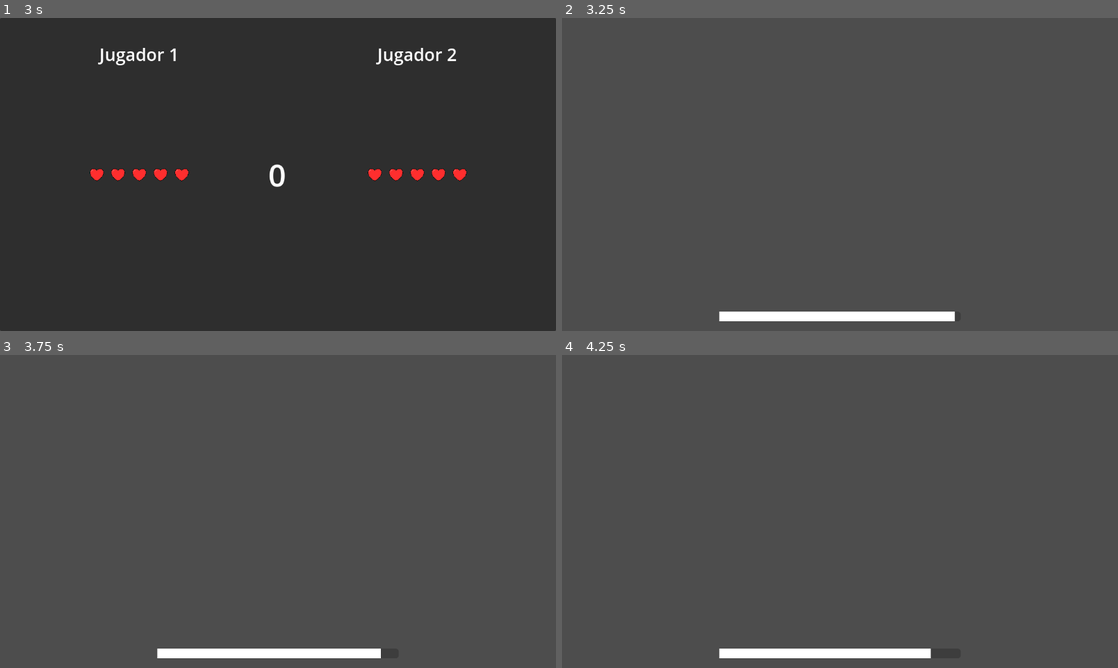
Above: before the commit, frames 1-4 (two rows, left to right).
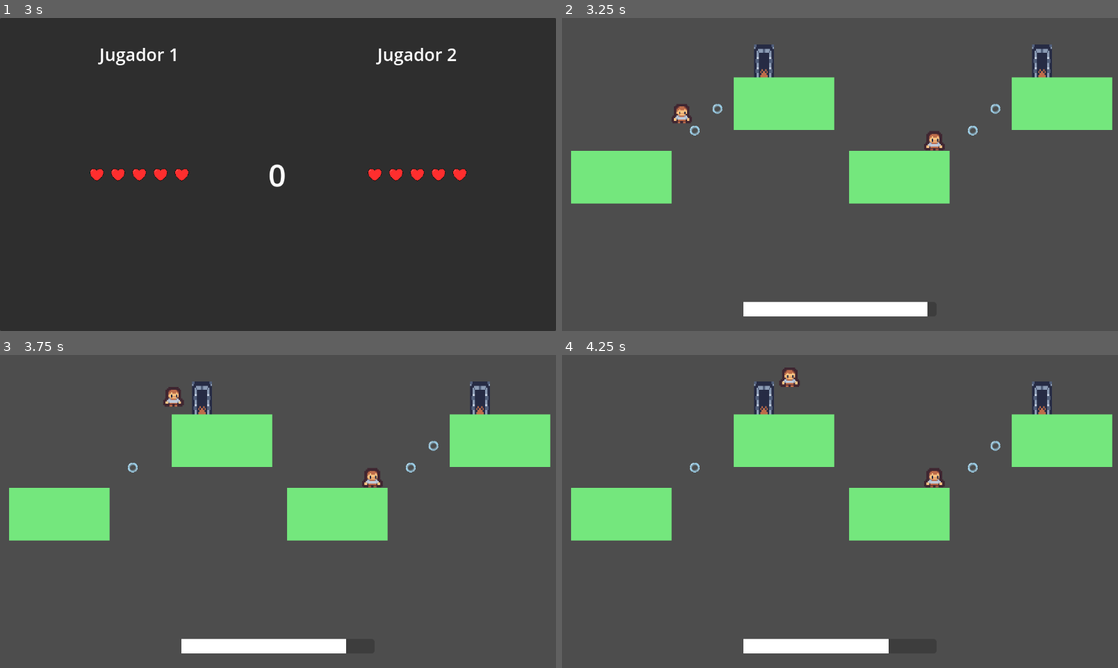
Above: after the commit, the same moments.

Repository: pablo4licante/gamejam-25
Game: Godot game, scene res://escenas/managers/main.tscn
Same seed, same stepped clock (60 frames per second), same inputs: the game is played once before the commit and once after it.
Inputs:
- Up to frame 1 (3 s): tap Enter at 0.5, 2 s; hold D (1_right) 0.53-2.03 s; tap W (1_up) at 0.6, 0.77, 1.07, 1.35, 1.52, 1.82, 2.1, 2.85 s; tap Space at 1.25 s; hold A (1_left) 2.03-2.78 s; hold D (1_right) from 2.78 s (still down)
- Up to frame 2 (3.25 s): keep holding D (1_right); tap W (1_up) at 3.02 s
- Up to frame 3 (3.75 s): keep holding D (1_right); tap W (1_up) at 3.32, 3.6 s
- Up to frame 4 (4.25 s): keep holding D (1_right); tap W (1_up) at 3.77, 4.07 s

Frame 1 is identical in both runs. In frame 2, 15% of the frame differs, in the area x 1-99%, y 8-97%; in frame 3, 15%; in frame 4, 15%.

Commit message:
Bucle completo

Diff:
--- a/escenas/entidades/jugador_plataformas.gd
+++ b/escenas/entidades/jugador_plataformas.gd
@@ -5,20 +5,20 @@
 const WALK_SPEED = 450
 const ACCELETARION_SMOOTHING = 20
 
-#@onready var bridge = $"../Bridge"
+@onready var bridge = $"../Bridge"
 
-#func _process(_delta):
-	#velocity.y += GRAVITY
-	#if bridge.is_pressed("up") && is_on_floor():
-		#velocity.y = JUMP_POWER
-	#var x_movement = bridge.get_strength("right") - bridge.get_strength("left")
-	#velocity.x = x_movement * WALK_SPEED
-	#move_and_slide()
-
-func _process(delta):
-	velocity.y += GRAVITY * delta
-	if Input.is_action_just_pressed("1_up") && is_on_floor():
+func _process(_delta):
+	velocity.y += GRAVITY * _delta
+	if bridge.is_pressed("up") && is_on_floor():
 		velocity.y = JUMP_POWER
-	var x_movement = Input.get_action_strength("1_right") - Input.get_action_strength("1_left")
+	var x_movement = bridge.get_strength("right") - bridge.get_strength("left")
 	velocity.x = x_movement * WALK_SPEED
 	move_and_slide()
+
+#func _process(delta):
+	#velocity.y += GRAVITY * delta
+	#if Input.is_action_just_pressed("1_up") && is_on_floor():
+	#	velocity.y = JUMP_POWER
+	#var x_movement = Input.get_action_strength("1_right") - Input.get_action_strength("1_left")
+	#velocity.x = x_movement * WALK_SPEED
+#	move_and_slide()
--- a/escenas/managers/main.gd
+++ b/escenas/managers/main.gd
@@ -13,8 +13,10 @@
 @export var ui_vidas1 : BoxContainer
 @export var ui_vidas2 : BoxContainer
 
-const TIEMPO_JUEGO = 10
-const TIEMPO_TRANSICION = 3
+@export var ui_resultado : Label
+
+var TIEMPO_JUEGO = 5.0
+var TIEMPO_TRANSICION = 3.0
 
 var nivel_actual = ""
 var nivel_seleccionado = ""
@@ -23,7 +25,7 @@
 var niveles = {			# Tipo Victoria
 	"test2": [0],
 	#"test": [0],
-	"escena_plataformas_1": [0]
+	"escena_plataformas_1": [1]
 }
 var nivel_tipo_victoria = 0
 
@@ -117,18 +119,24 @@
 				0:
 					if puente_juego1.puntuacion > puente_juego2.puntuacion:
 						vidas_2 -= 1
+						print("Pierde 2")
 					if puente_juego2.puntuacion > puente_juego1.puntuacion:
 						vidas_1 -= 1
+						print("Pierde 1")
 				1:
 					if puente_juego1.puntuacion1 > puente_juego1.puntuacion2:
 						vidas_2 -= 1
+						print("Pierde 2")
 					if puente_juego1.puntuacion2 > puente_juego1.puntuacion1:
 						vidas_1 -= 1
+						print("Pierde 1")
 		1:
 			if not puente_juego1.finished:
 				vidas_1 -= 1
+				print("Pierde 1")
 			if not puente_juego2.finished:
 				vidas_2 -= 1
+				print("Pierde 2")
 
 
 
@@ -248,6 +256,11 @@
 			ui_contador_juego.visible = true
 		else:
 			cambiar_vidas()
+
+			# Reducir el tiempo
+			TIEMPO_JUEGO *= 0.9
+			TIEMPO_TRANSICION *= 0.9
+
 			ui_contador_juego.visible = false
 			empezado = false
 			contador_carga = TIEMPO_TRANSICION
@@ -258,20 +271,32 @@
 		actualizar_controles(2)
 
 	else:
-		contador_carga -= 1 * delta
-		if contador_carga > 0:
-			actualizar_vidas()
-			ui_panel_juego.visible = false
-			ui_panel_vidas.visible = true
-			ui_contador_carga.visible = true
-			ui_contador_carga.text = str(round(contador_carga))
+
+		if vidas_1 == 0 or vidas_2 == 0:
+			ui_resultado.visible = true
+
+			if vidas_1 > vidas_2:
+				ui_resultado.text = "El jugador 1 ha ganado!";
+			elif vidas_2 > vidas_1:
+				ui_resultado.text = "El jugador 2 ha ganado!";
+			else:
+				ui_resultado.text = "Empate!";
+
 		else:
-			ui_panel_juego.visible = true
-			ui_panel_vidas.visible = false
-			ui_contador_carga.visible = false
-			nivel_seleccionado = seleccionar_nivel()
-			cargar_nivel(nivel_seleccionado)
-			print("Nuevo nivel seleccionado: ", nivel_seleccionado)
+			contador_carga -= 1 * delta
+			if contador_carga > 0:
+				actualizar_vidas()
+				ui_panel_juego.visible = false
+				ui_panel_vidas.visible = true
+				ui_contador_carga.visible = true
+				ui_contador_carga.text = str(round(contador_carga))
+			else:
+				ui_panel_juego.visible = true
+				ui_panel_vidas.visible = false
+				ui_contador_carga.visible = false
+				nivel_seleccionado = seleccionar_nivel()
+				cargar_nivel(nivel_seleccionado)
+				print("Nuevo nivel seleccionado: ", nivel_seleccionado)
 
 	if empezado or nivel_actual == nivel_seleccionado:
 		return
--- a/escenas/managers/main.tscn
+++ b/escenas/managers/main.tscn
@@ -12,7 +12,7 @@
 [sub_resource type="StyleBoxFlat" id="StyleBoxFlat_nr1ry"]
 bg_color = Color(1, 1, 1, 1)
 
-[node name="Node2D" type="Node2D" node_paths=PackedStringArray("viewport_juego1", "viewport_juego2", "viewport_compartido", "ui_contador_carga", "ui_contador_juego", "ui_panel_juego", "ui_panel_vidas", "ui_corazon", "ui_vidas1", "ui_vidas2")]
+[node name="Node2D" type="Node2D" node_paths=PackedStringArray("viewport_juego1", "viewport_juego2", "viewport_compartido", "ui_contador_carga", "ui_contador_juego", "ui_panel_juego", "ui_panel_vidas", "ui_corazon", "ui_vidas1", "ui_vidas2", "ui_resultado")]
 script = ExtResource("1_byav3")
 viewport_juego1 = NodePath("CanvasLayer/PanelJuego/ContenedorJuego1/SubViewport")
 viewport_juego2 = NodePath("CanvasLayer/PanelJuego/ContenedorJuego2/SubViewport")
@@ -24,6 +24,7 @@
 ui_corazon = NodePath("CanvasLayer/PanelVidas/Corazon")
 ui_vidas1 = NodePath("CanvasLayer/PanelVidas/Panel/Vidas1")
 ui_vidas2 = NodePath("CanvasLayer/PanelVidas/Panel2/Vidas2")
+ui_resultado = NodePath("CanvasLayer/PanelHUD/Resultado")
 
 [node name="CanvasLayer" type="CanvasLayer" parent="."]
 
@@ -167,8 +168,11 @@
 grow_vertical = 2
 
 [node name="PanelHUD" type="Panel" parent="CanvasLayer"]
-offset_right = 40.0
-offset_bottom = 40.0
+anchors_preset = 15
+anchor_right = 1.0
+anchor_bottom = 1.0
+grow_horizontal = 2
+grow_vertical = 2
 theme_override_styles/panel = SubResource("StyleBoxEmpty_lwxc3")
 
 [node name="ContadorJuego" type="ProgressBar" parent="CanvasLayer/PanelHUD"]
@@ -180,10 +184,10 @@
 anchor_top = 1.0
 anchor_right = 0.5
 anchor_bottom = 1.0
-offset_left = 306.0
-offset_top = 568.0
-offset_right = 806.0
-offset_bottom = 588.0
+offset_left = -200.0
+offset_top = -60.0
+offset_right = 200.0
+offset_bottom = -30.0
 grow_horizontal = 2
 grow_vertical = 0
 theme_override_colors/font_color = Color(1, 1, 1, 1)
@@ -199,12 +203,30 @@
 anchor_top = 0.5
 anchor_right = 0.5
 anchor_bottom = 0.5
-offset_left = 536.0
-offset_top = 260.0
-offset_right = 576.0
-offset_bottom = 348.0
+offset_left = -20.0
+offset_top = -44.0
+offset_right = 20.0
+offset_bottom = 44.0
 grow_horizontal = 2
 grow_vertical = 2
 theme_override_colors/font_color = Color(1, 1, 1, 1)
 theme_override_font_sizes/font_size = 64
 text = "1"
+
+[node name="Resultado" type="Label" parent="CanvasLayer/PanelHUD"]
+visible = false
+layout_mode = 1
+anchors_preset = 8
+anchor_left = 0.5
+anchor_top = 0.5
+anchor_right = 0.5
+anchor_bottom = 0.5
+offset_left = -82.0
+offset_top = -25.0
+offset_right = 82.0
+offset_bottom = 25.0
+grow_horizontal = 2
+grow_vertical = 2
+theme_override_font_sizes/font_size = 36
+text = "Resultado"
+horizontal_alignment = 1
--- a/escenas/niveles/escena_plataformas_1.gd
+++ b/escenas/niveles/escena_plataformas_1.gd
@@ -1,11 +1,11 @@
 extends Node
 
 @onready var destiny_area_2d = $Destiny/Area2D
-#@onready var bridge = $"../Bridge"
+@onready var bridge = $Bridge
 
 func _ready():
 	destiny_area_2d.body_entered.connect(on_body_entered)
 
 func on_body_entered(_a):
 	print("HAS GANADO")
-	#bridge.finished = true
+	bridge.finished = true
--- a/escenas/niveles/escena_plataformas_1.tscn
+++ b/escenas/niveles/escena_plataformas_1.tscn
@@ -93,4 +93,6 @@
 position = Vector2(227, 429)
 
 [node name="Camera2D" type="Camera2D" parent="."]
-position = Vector2(0, -50)
+position = Vector2(-323, -37)
+anchor_mode = 0
+zoom = Vector2(0.5, 0.5)
--- a/project.godot
+++ b/project.godot
@@ -18,6 +18,7 @@
 [display]
 
 window/stretch/mode="viewport"
+window/stretch/aspect="expand"
 window/stretch/scale_mode="integer"
 
 [input]
